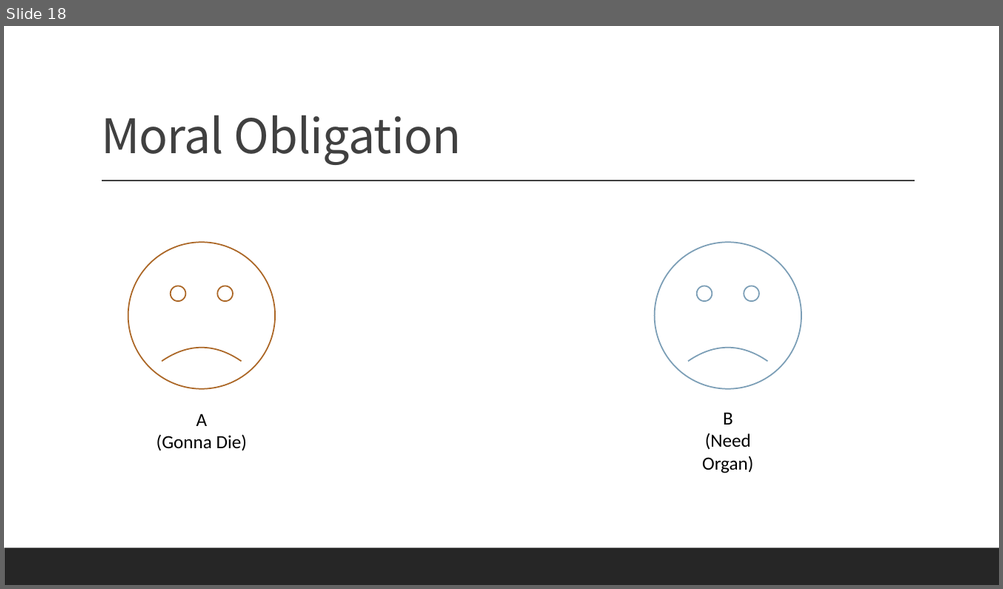
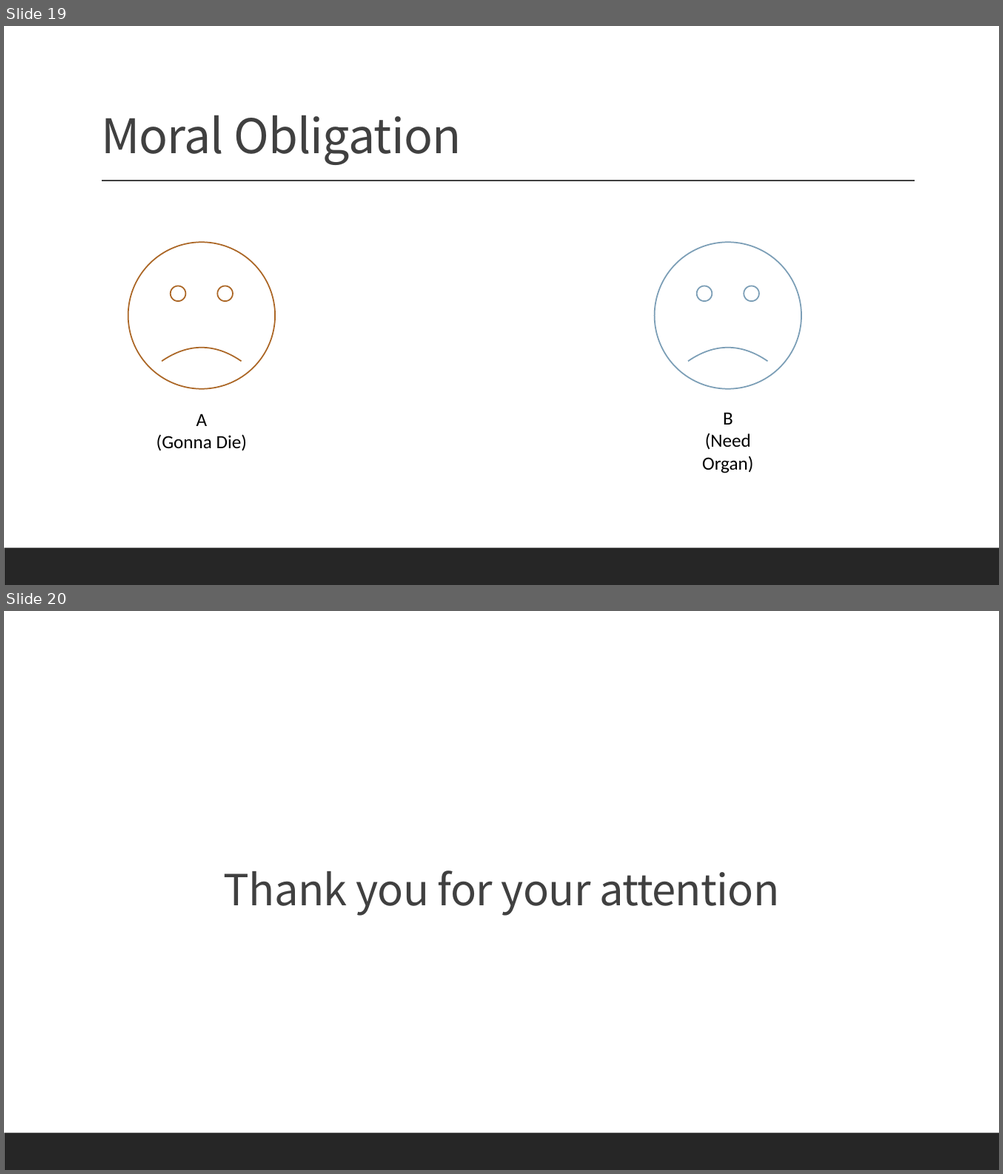
Before and after one commit to PureCo2Fe/HKUMed, a slide deck: CCHU9009/Presentation/Organs-Q1.pptx. Shown one above the other, each under a label of ours: slide 18 before the commit, slides 19 and 20 after it. The pictures are 1003x589 and 1003x1174 pixels, drawn with LibreOffice and Linux fonts; fonts in the diff are those of the drawing. Boxes give left, top, right and bottom in pixels: in the first picture for what was removed or moved away, otherwise in the second. Text is boxed around its words. In the diff, an @@ line names an element or a change of style, - is before the commit and + after.

```diff
--- a/CCHU9009/Presentation/Organs-Q1.pptx
+++ b/CCHU9009/Presentation/Organs-Q1.pptx
@@ slide 20 added at (4,611,999,1170), background #FFFFFF; not listed: 1 template element that a slide beside it also shows @@
@@ title added at (224,871,779,916), 41.4 pt, text #404040 @@
+Thank you for your attention
@@ what was slide 18 is now slide 19 @@
```
Also in this commit, not shown: 1 slide changed, 2 other files.
